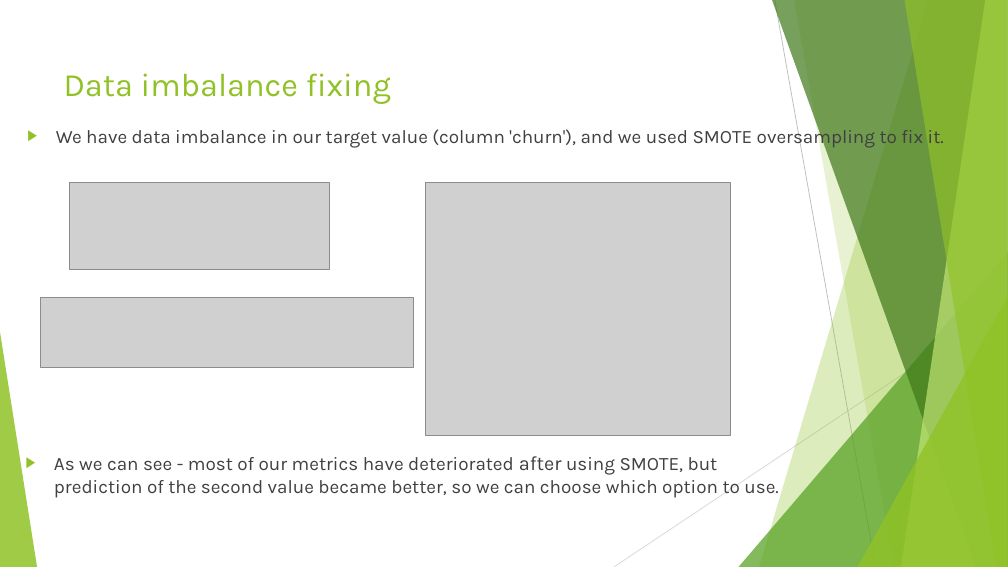
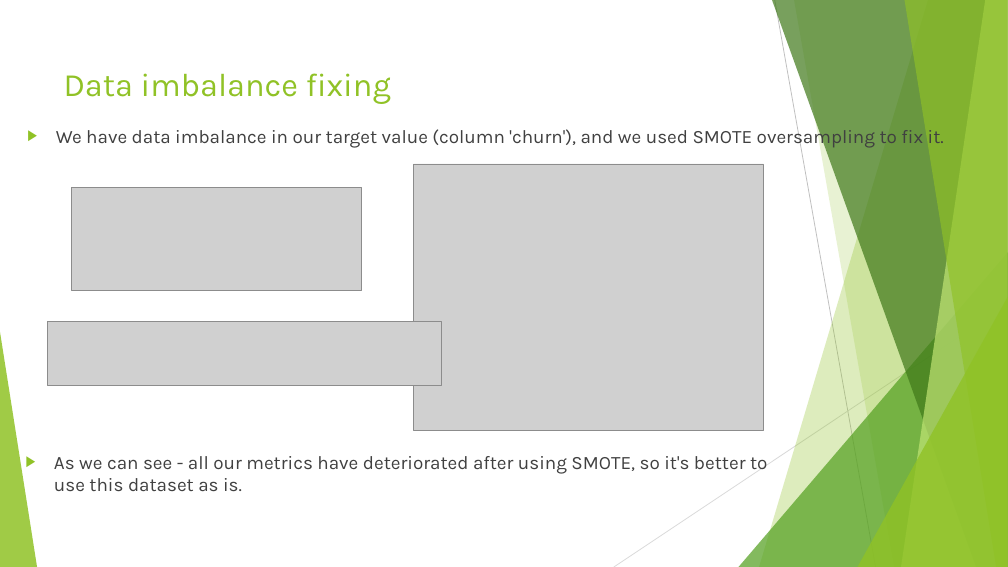
Before and after one commit to NovikovaJulia/mid-project, a slide deck: slide 19 of slides/Presentation.pptx. Drawn at 1008x567 pixels with LibreOffice and Linux fonts; fonts in the diff are those of the drawing; grey boxes stand for pictures. Boxes give left, top, right and bottom in pixels: in the first picture for what was removed or moved away, otherwise in the second. Text is boxed around its words. In the diff, an @@ line names an element or a change of style, - is before the commit and + after.

Commit message:
Fixing presentation and confusion matrix

```diff
--- a/slides/Presentation.pptx
+++ b/slides/Presentation.pptx
@@ picture: place and size @@
-picture at <box>426,183,731,436</box>
+picture at <box>414,164,764,431</box>
@@ picture: place and size @@
-picture at <box>70,183,330,270</box>
+picture at <box>72,188,361,290</box>
@@ picture removed at <box>41,297,414,368</box> @@
@@ picture added at <box>47,321,441,386</box> @@
@@ text at <box>54,456,767,491</box>: text changed @@
-▶ As we can see - most of our metrics have deteriorated after using SMOTE, but prediction of the second value became better, so we can choose which option to use.
+▶ As we can see - all our metrics have deteriorated after using SMOTE, so it's better to use this dataset as is.
```
Also in this commit, not shown: 1 other slide changed, 1 other file.
